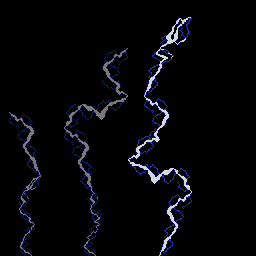
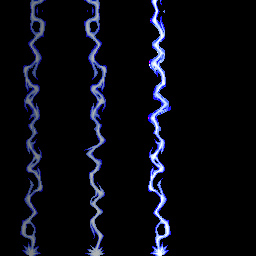
Two versions of the same layered image (256x256). Layer-by-layer changes:
renamed "Spell" to "Bolt", painted on it over [9, 0, 192, 256]
